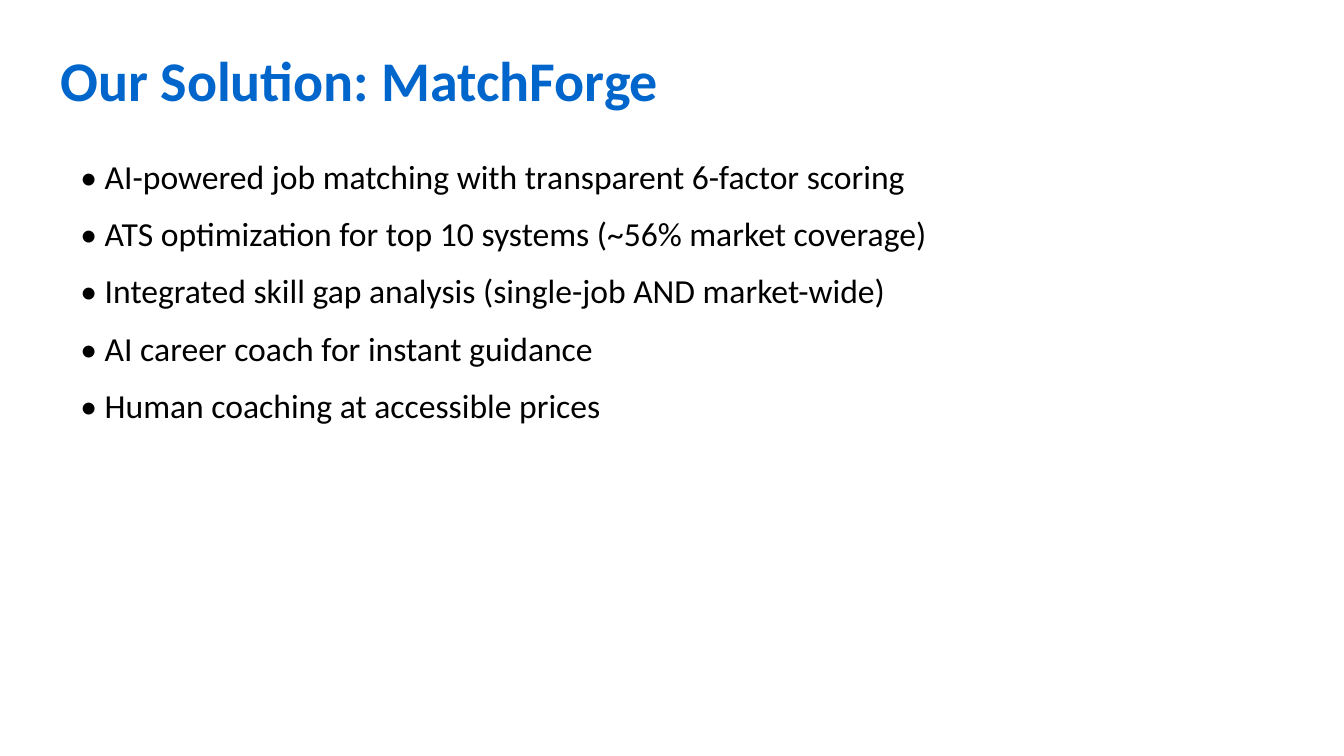
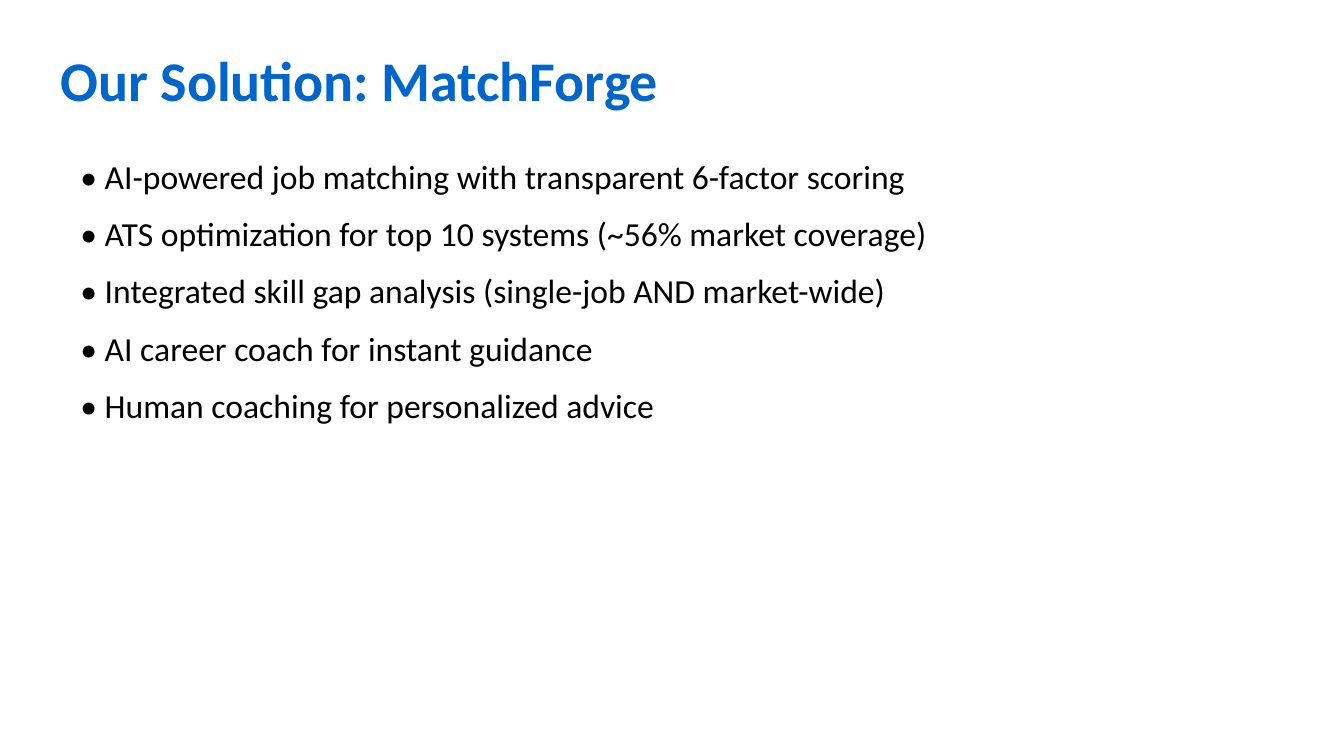
Before and after one commit to jerm71279/matchforge, a slide deck: slide 3 of business_plan/MatchForge_Presentation.pptx. Drawn at 1344x756 pixels with LibreOffice and Linux fonts; fonts in the diff are those of the drawing. Boxes give left, top, right and bottom in pixels: in the first picture for what was removed or moved away, otherwise in the second. Text is boxed around its words. In the diff, an @@ line names an element or a change of style, - is before the commit and + after.

```diff
--- a/business_plan/MatchForge_Presentation.pptx
+++ b/business_plan/MatchForge_Presentation.pptx
@@ text at box(105, 394, 653, 424): text changed @@
-• Human coaching at accessible prices
+• Human coaching for personalized advice
```
Also in this commit, not shown: 4 other slides changed, 1 slide removed, 1 other file.
